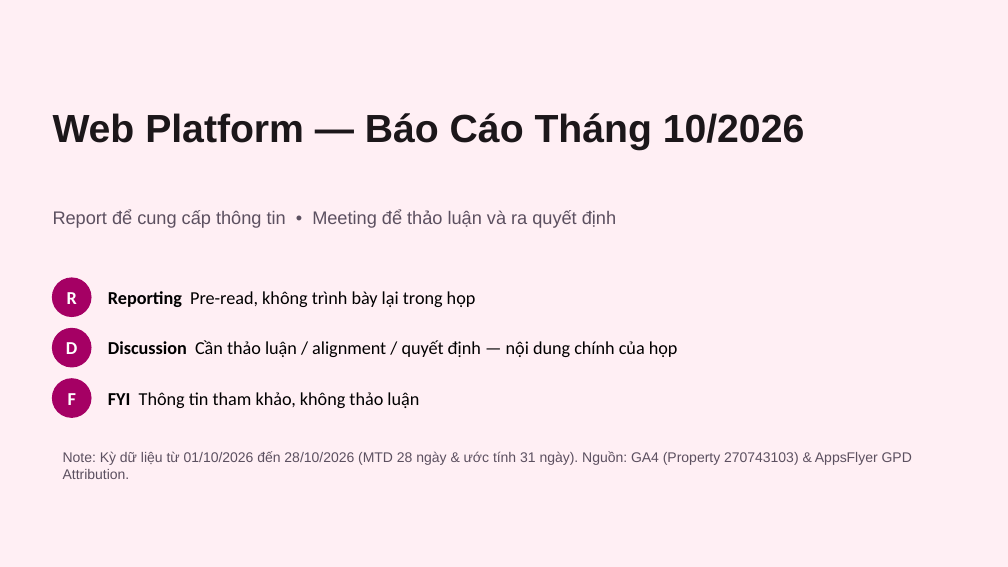
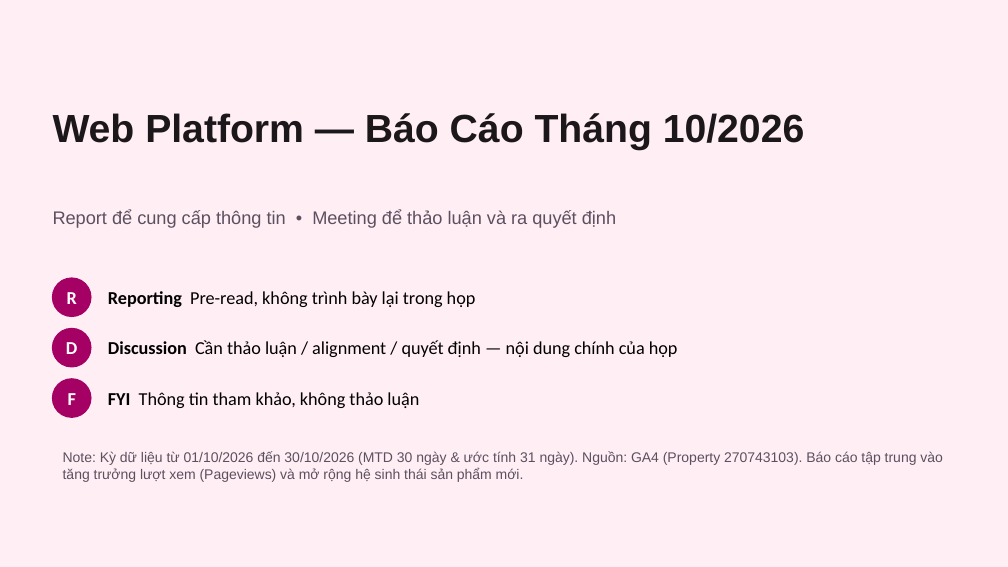
Before and after one commit to vanhien26/hienho-knowledgebase, a slide deck: slide 1 of 07_REPORTS/docs/presentations/Web_Platform_Thang_10_2026_Monthly_Report.pptx. Drawn at 1008x567 pixels with LibreOffice and Linux fonts; fonts in the diff are those of the drawing. Boxes give left, top, right and bottom in pixels: in the first picture for what was removed or moved away, otherwise in the second. Text is boxed around its words. In the diff, an @@ line names an element or a change of style, - is before the commit and + after.

```diff
--- a/07_REPORTS/docs/presentations/Web_Platform_Thang_10_2026_Monthly_Report.pptx
+++ b/07_REPORTS/docs/presentations/Web_Platform_Thang_10_2026_Monthly_Report.pptx
@@ text at bbox=[63, 451, 943, 482]: text changed @@
-Note: Kỳ dữ liệu từ 01/10/2026 đến 28/10/2026 (MTD 28 ngày & ước tính 31 ngày). Nguồn: GA4 (Property 270743103) & AppsFlyer GPD Attribution.
+Note: Kỳ dữ liệu từ 01/10/2026 đến 30/10/2026 (MTD 30 ngày & ước tính 31 ngày). Nguồn: GA4 (Property 270743103). Báo cáo tập trung vào tăng trưởng lượt xem (Pageviews) và mở rộng hệ sinh thái sản phẩm mới.
```
Also in this commit, not shown: 6 other slides changed, 1 slide removed, 5 other files.
